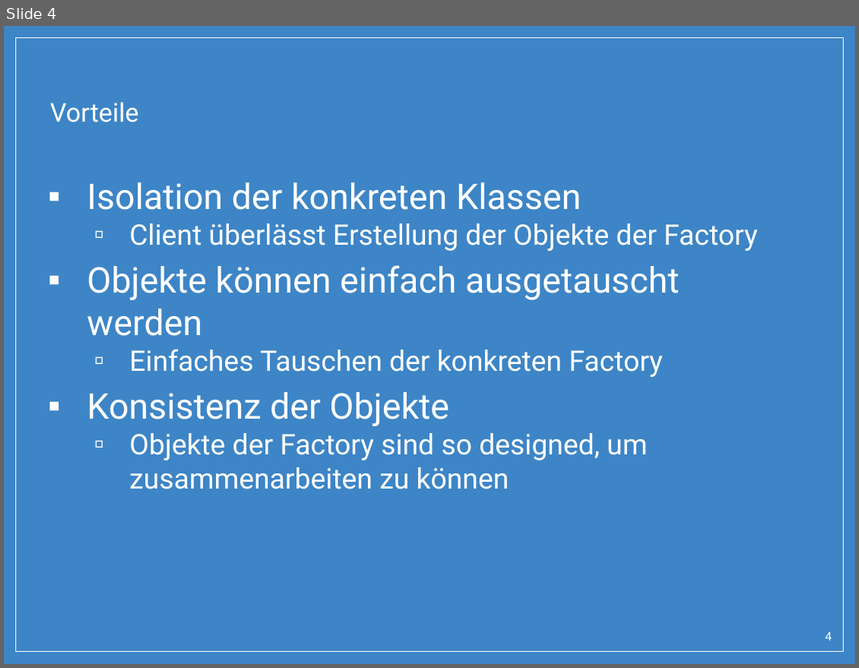
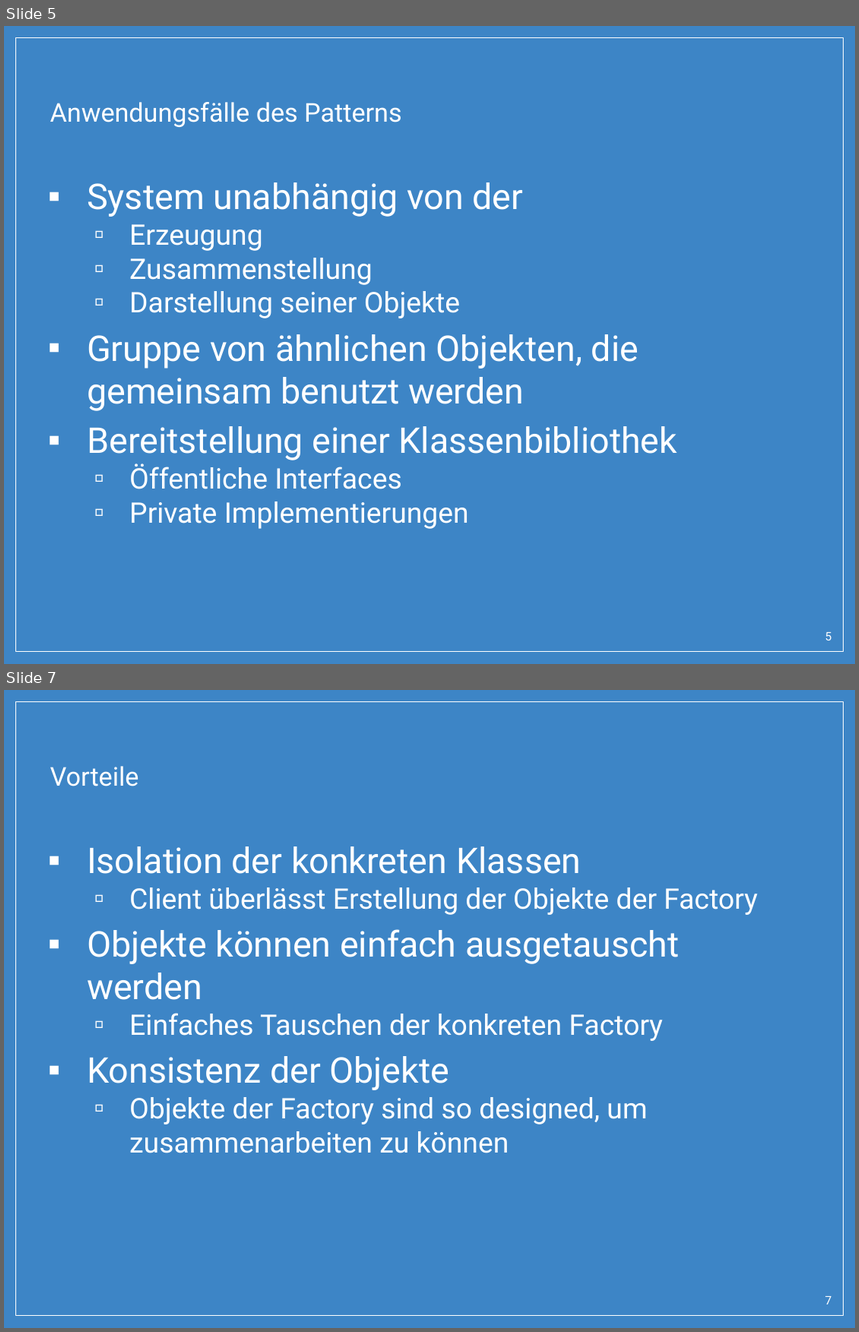
Before and after one commit to SimonPrimetzhofer/AbstractFactory-Pattern, a slide deck: Abstract_Factory.pptx. Shown one above the other, each under a label of ours: slide 4 before the commit, slides 5 and 7 after it; the slides between them are not shown. The pictures are 859x668 and 859x1332 pixels, drawn with LibreOffice and Linux fonts; fonts in the diff are those of the drawing; background and template pictures are left out. Boxes give left, top, right and bottom in pixels: in the first picture for what was removed or moved away, otherwise in the second. Text is boxed around its words. In the diff, an @@ line names an element or a change of style, - is before the commit and + after.

```diff
--- a/Abstract_Factory.pptx
+++ b/Abstract_Factory.pptx
@@ slide 5 added at box(4, 26, 855, 664), background picture (left out); not listed: 1 template element that a slide beside it also shows @@
@@ title added at box(50, 102, 401, 127), 22 pt, text #FFFFFF @@
+Anwendungsfälle des Patterns
@@ text added at box(87, 183, 678, 529), 30 pt, text #FFFFFF @@
+▪ System unabhängig von der
+  ▫ Erzeugung
+  ▫ Zusammenstellung
+  ▫ Darstellung seiner Objekte
+▪ Gruppe von ähnlichen Objekten, die gemeinsam benutzt werden
+▪ Bereitstellung einer Klassenbibliothek
+  ▫ Öffentliche Interfaces
+  ▫ Private Implementierungen
@@ page number added at box(826, 632, 832, 641), 10 pt, text #FFFFFF @@
+5
@@ what was slide 4 is now slide 7 @@
@@ page number at box(826, 1296, 832, 1305): text changed @@
-4
+7
```
Also in this commit, not shown: 4 slides changed, 4 other slides added, 3 other files.
